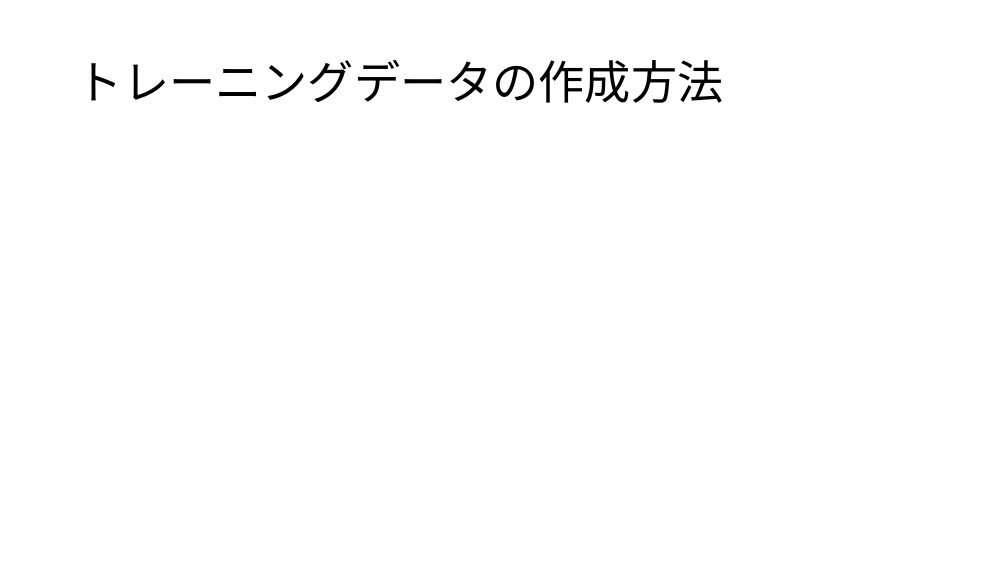
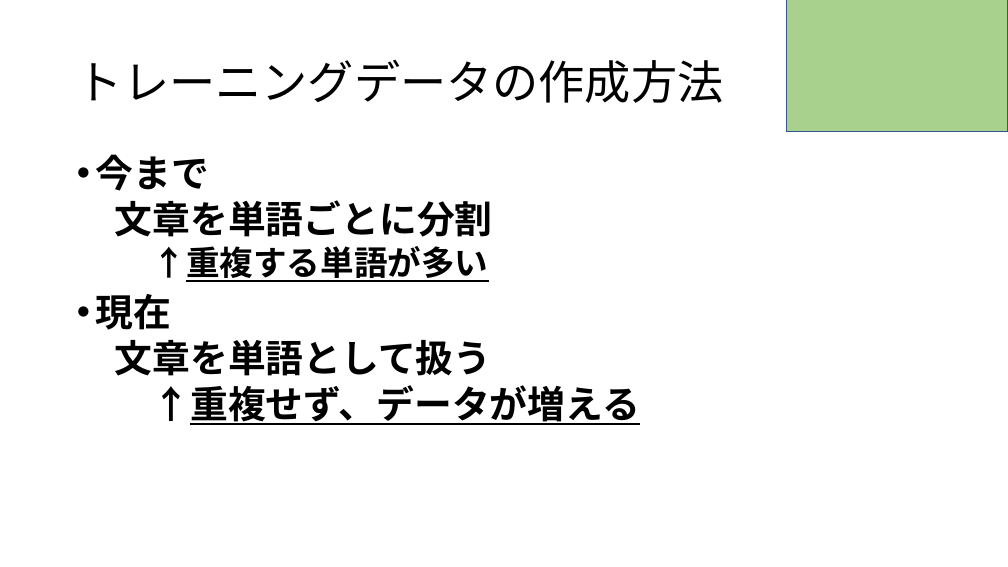
Before and after one commit to RikiishiSuzunosuke/AIspeaker_yosie, a slide deck: slide 4 of presentation/fasttext.pptx. Drawn at 1008x567 pixels with LibreOffice and Linux fonts; fonts in the diff are those of the drawing. Boxes give left, top, right and bottom in pixels: in the first picture for what was removed or moved away, otherwise in the second. Text is boxed around its words. In the diff, an @@ line names an element or a change of style, - is before the commit and + after.

```diff
--- a/presentation/fasttext.pptx
+++ b/presentation/fasttext.pptx
@@ rectangle added at (786,0,1008,132), fill #A9D18E, outline #325491 1 pt @@
@@ text added at (96,154,640,425), 36 pt, text #000000, bold @@
+• 今まで
+  文章を単語ごとに分割
+    ↑重複する単語が多い
+• 現在
+  文章を単語として扱う
+    ↑重複せず、データが増える
```
Also in this commit, not shown: 2 other slides changed, 2 slides added, 1 slide removed, 2 other files.
